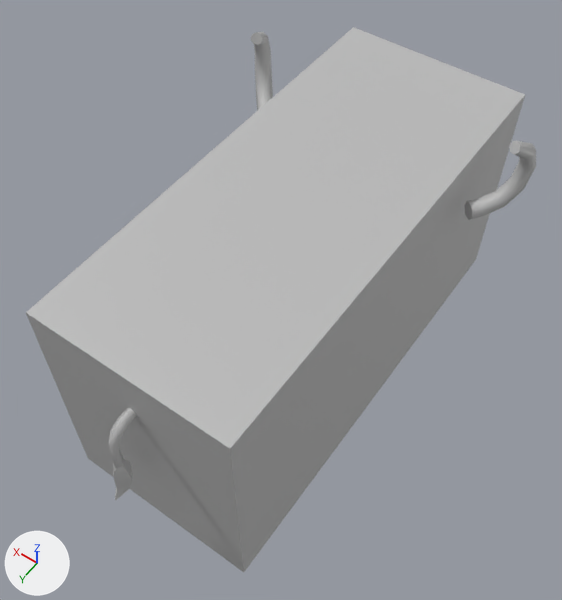
What one commit did to the FBX model Assets/Model/Creatures/gnu.fbx.
Rendered twice from a camera (50 mm lens) standing at (-2.15, 3.31, 5.76) and looking at (-0.01, 0.31, 1.05). Arrows for +X, +Y and +Z are at lower left; the lights stay in place. Where no turn or scale is listed for an object, it has been applied to the vertices.

The scene before the commit, as lines of its bpy script (objects in view):
```python
me_mesh = bpy.data.meshes.new('Mesh')
me_mesh.from_pydata(...)  # a box spanning x -0.79..0.79, y -1.87..1.87, z -0.98..0.98
me_mesh.materials.append(mat_lambert1)  # grey #bcbcbc
me_mesh_001 = bpy.data.meshes.new('Mesh.001')
me_mesh_001.from_pydata(...)  # 49 vertices, 48 faces; spans x -0.079..0.079, y -0.177..0.177, z -0.377..0.377
me_mesh_001.materials.append(mat_lambert1)  # grey #bcbcbc
me_mesh_002 = bpy.data.meshes.new('Mesh.002')
me_mesh_002.from_pydata(...)  # 51 vertices, 56 faces; spans x 0.865..1.218, y -1.132..-0.741, z 1.58..2.301
me_mesh_002.materials.append(mat_lambert1)  # grey #bcbcbc
me_mesh_003 = bpy.data.meshes.new('Mesh.003')
me_mesh_003.from_pydata(...)  # 51 vertices, 56 faces; spans x -1.218..-0.865, y -1.132..-0.741, z 1.58..2.301
me_mesh_003.materials.append(mat_lambert1)  # grey #bcbcbc
ob_body = bpy.data.objects.new('body', me_mesh)
ob_body.location = (0.0, 0.0, 0.976)
ob_horn_l = bpy.data.objects.new('horn_l', me_mesh_002)
ob_horn_l.location = (0.0, 0.0, 0.0)
ob_horn_r = bpy.data.objects.new('horn_r', me_mesh_003)
ob_horn_r.location = (0.0, 0.0, 0.0)
ob_tail = bpy.data.objects.new('tail', me_mesh_001)
ob_tail.location = (0.0, 2.022, 1.216)
```
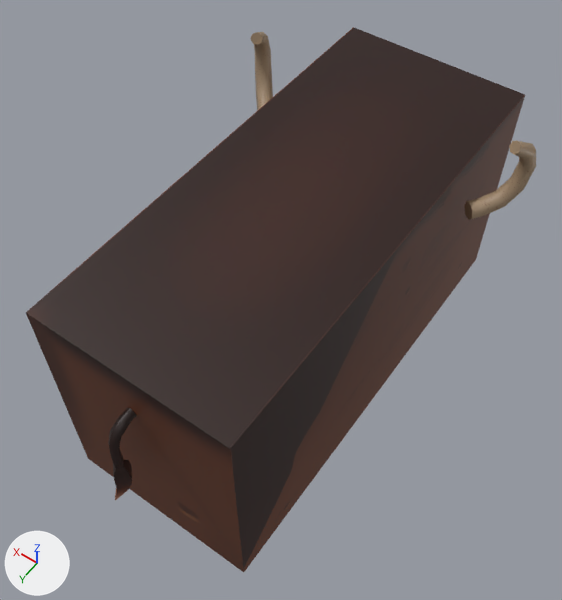
Changed parts and their boxes (x1, y1, x2, y2) in the pictures (562 x 600 px):
'body', recoloured (grey to brown): (26, 27, 525, 572) in both
'horn_r', recoloured (grey to brown): (464, 141, 536, 220) in both
'tail', recoloured (grey to black): (109, 408, 137, 500) in both
'horn_l', recoloured (grey to brown): (250, 32, 273, 111) in both

What changed in the scene script:
```text
Add img_gnu_texure_uv2_png:
    img_gnu_texure_uv2_png = load_image('gnu texure uv2.png', '_unpacked/gnu_texure_uv2.png', 1024, 1024, 'sRGB')
Add mat_gnu_m:
    mat_gnu_m = principled_material('gnu_m')
    mat_gnu_m.texture = img_gnu_texure_uv2_png  # with its transparency
Change me_mesh_001:
    where me_mesh_001.from_pydata(...)  # 49 vertices, 48 faces; spans x -0.079..0.079, y -0.177..0.177, z -0.377..0.377
    remove me_mesh_001.materials.append(mat_lambert1)  # grey #bcbcbc
    add me_mesh_001.materials.append(mat_gnu_m)  # picture img_gnu_texure_uv2_png
Change me_mesh:
    where me_mesh.from_pydata(...)  # 8 vertices, 6 faces; spans x -0.79..0.79, y -1.87..1.87, z -0.98..0.98
    remove me_mesh.materials.append(mat_lambert1)  # grey #bcbcbc
    add me_mesh.materials.append(mat_gnu_m)  # picture img_gnu_texure_uv2_png
Change me_mesh_003:
    where me_mesh_003.from_pydata(...)  # 51 vertices, 56 faces; spans x -1.218..-0.865, y -1.132..-0.741, z 1.58..2.301
    remove me_mesh_003.materials.append(mat_lambert1)  # grey #bcbcbc
    add me_mesh_003.materials.append(mat_gnu_m)  # picture img_gnu_texure_uv2_png
Change me_mesh_002:
    where me_mesh_002.from_pydata(...)  # 51 vertices, 56 faces; spans x 0.865..1.218, y -1.132..-0.741, z 1.58..2.301
    remove me_mesh_002.materials.append(mat_lambert1)  # grey #bcbcbc
    add me_mesh_002.materials.append(mat_gnu_m)  # picture img_gnu_texure_uv2_png
```
